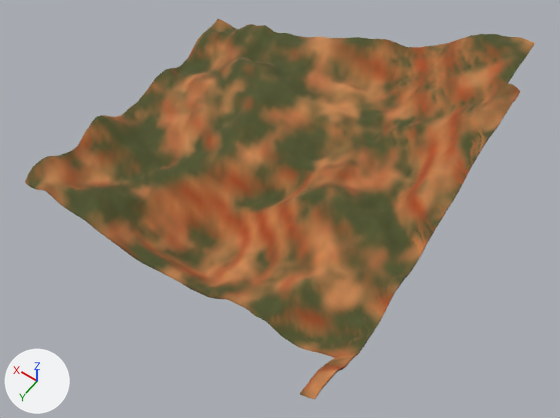
What one commit did to the glTF model public/desert-canyon/vista/terrain-021.glb.
Both versions are drawn from a 50 mm lens placed at (-381.0, 481.0, 794.0), pointed at (-55.0, 25.0, 77.0). Every picture has the same lights, and +X, +Y and +Z are marked at lower left. The first picture is the older version. Vertices at exactly the same position are counted once.

The older version as bpy lines, for what is in view:
```python
me_mesh_0 = bpy.data.meshes.new('Mesh_0')
me_mesh_0.from_pydata(...)  # 9212 vertices, 18776 faces; spans x -236.0..236.0, y -224.0..224.0, z 0.0..236.0
me_mesh_0.materials.append(mat_material_0)
ob_terrain_021 = bpy.data.objects.new('terrain-021', me_mesh_0)
ob_terrain_021.location = (0.0, 0.0, 0.0)
```
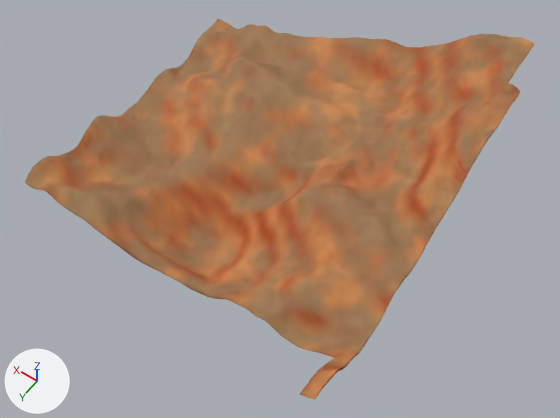
The change in detail:
me_mesh_0 has 9212 vertices, 18776 faces and spans x -236.0..236.0, y -224.0..224.0, z 0.0..236.0.
me_mesh_0 is used by ob_terrain_021; location (0.0, 0.0, 0.0).
me_mesh_0 part 1: 6401 faces centred in x -236.0..236.0, y -224.0..224.0, z 1.0..235.0 are repainted in the vertex colours; the middle colour goes from brown #845d32 to brown #a8744b.
me_mesh_0 part 2: 6640 faces centred in x -236.0..236.0, y -224.0..224.0, z 1.0..236.0 are repainted in the vertex colours; the middle colour goes from brown #ac6e3e to orange #b87a4a.
me_mesh_0 part 3: 5399 faces centred in x -236.0..236.0, y -224.0..160.0, z 3.0..234.0 are repainted in the vertex colours; the middle colour goes from dark yellow #52532a to brown #9c744f.

Changed parts and their boxes [x1, y1, x2, y2] in the pictures (560 x 418 px):
part 1 of me_mesh_0, recoloured (lighter): [25, 23, 530, 396] in both
part 2 of me_mesh_0, recoloured: [38, 19, 535, 398] in both
part 3 of me_mesh_0, recoloured (dark yellow to brown): [30, 24, 528, 354] in both
